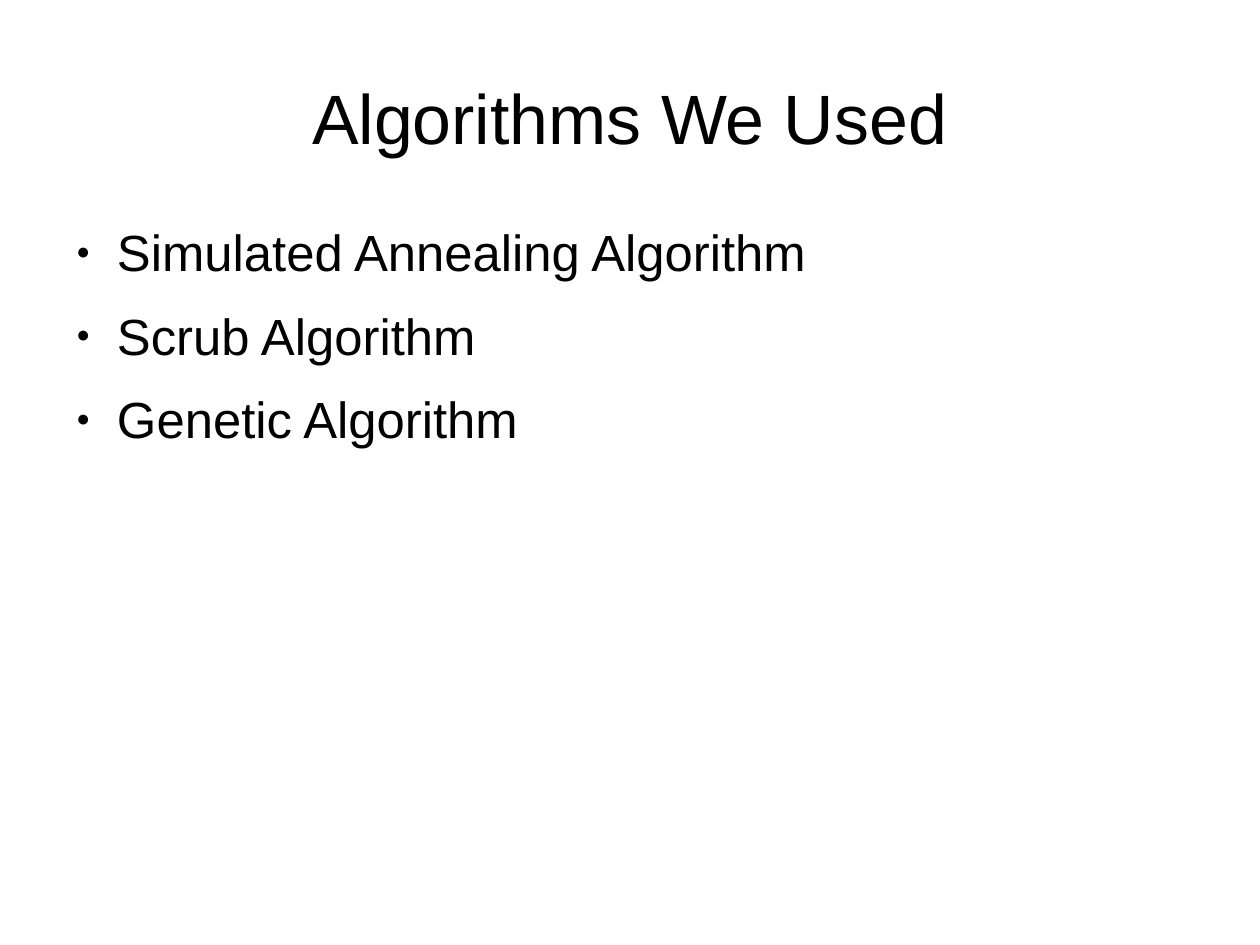
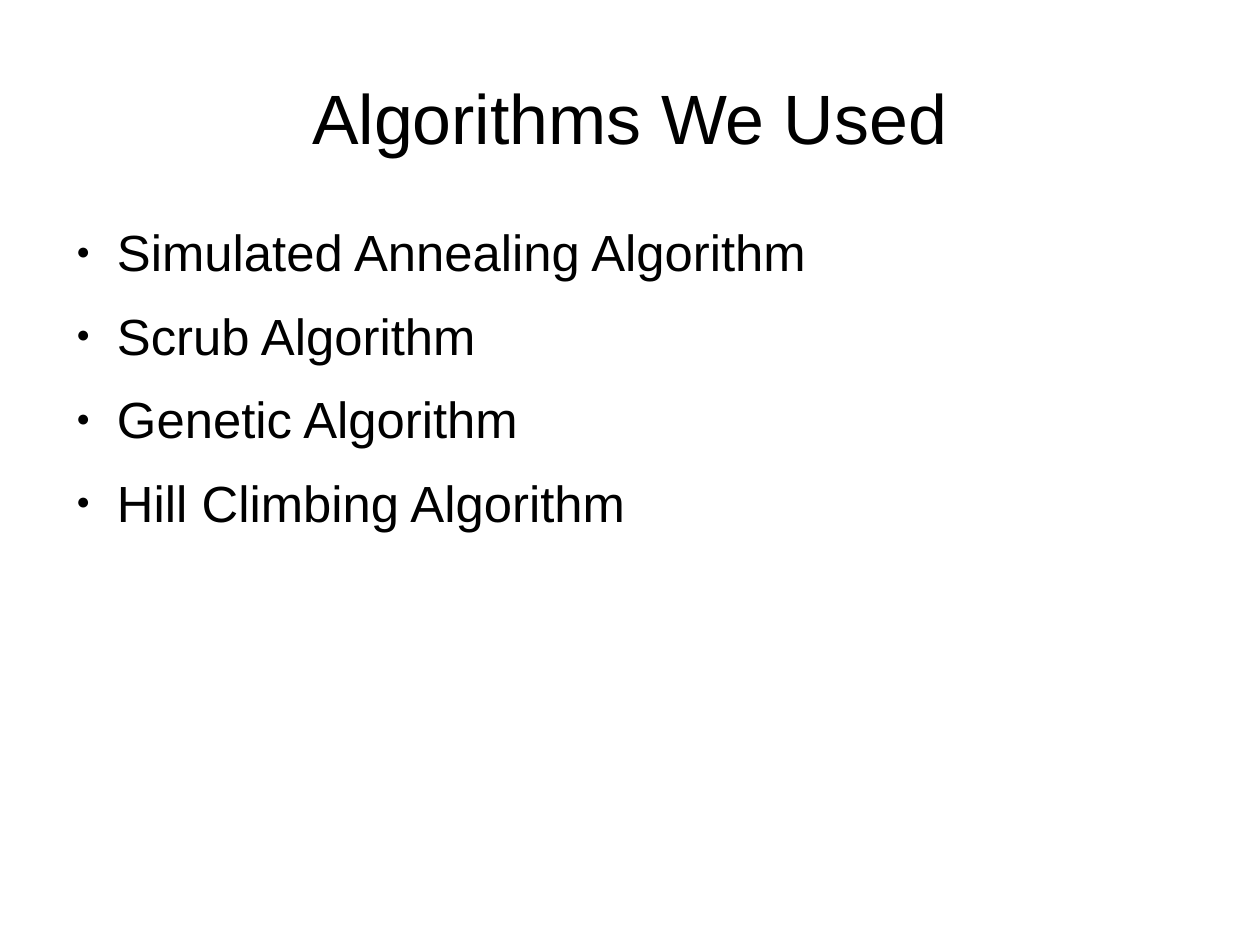
Before and after one commit to 2090140L/Glasgow-TSP-Challenge, a slide deck: slide 2 of presentation.odp. Drawn at 1260x945 pixels with LibreOffice and Linux fonts; fonts in the diff are those of the drawing. Boxes give left, top, right and bottom in pixels: in the first picture for what was removed or moved away, otherwise in the second. Text is boxed around its words. In the diff, an @@ line names an element or a change of style, - is before the commit and + after.

```diff
--- a/presentation.odp
+++ b/presentation.odp
@@ text at <box>117,485,624,532</box>: paragraph added @@
+● Hill Climbing Algorithm
```
Also in this commit, not shown: 1 other slide changed, 4 slides added, 5 slides removed, 2 other files.
